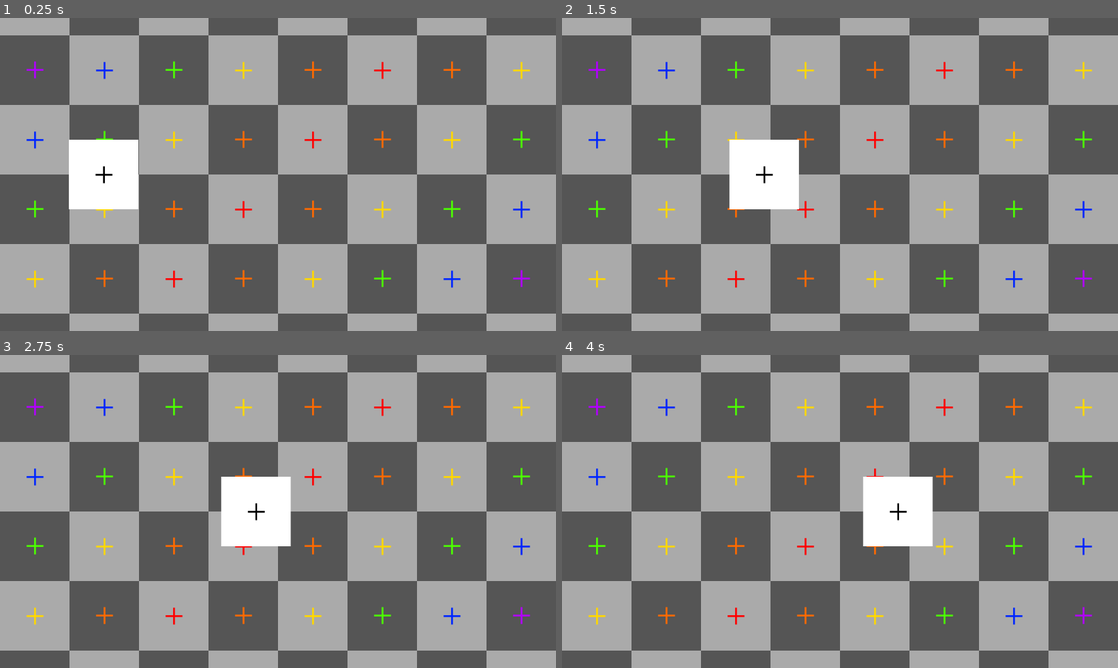
Above: before the commit, frames 1-4 (two rows, left to right).
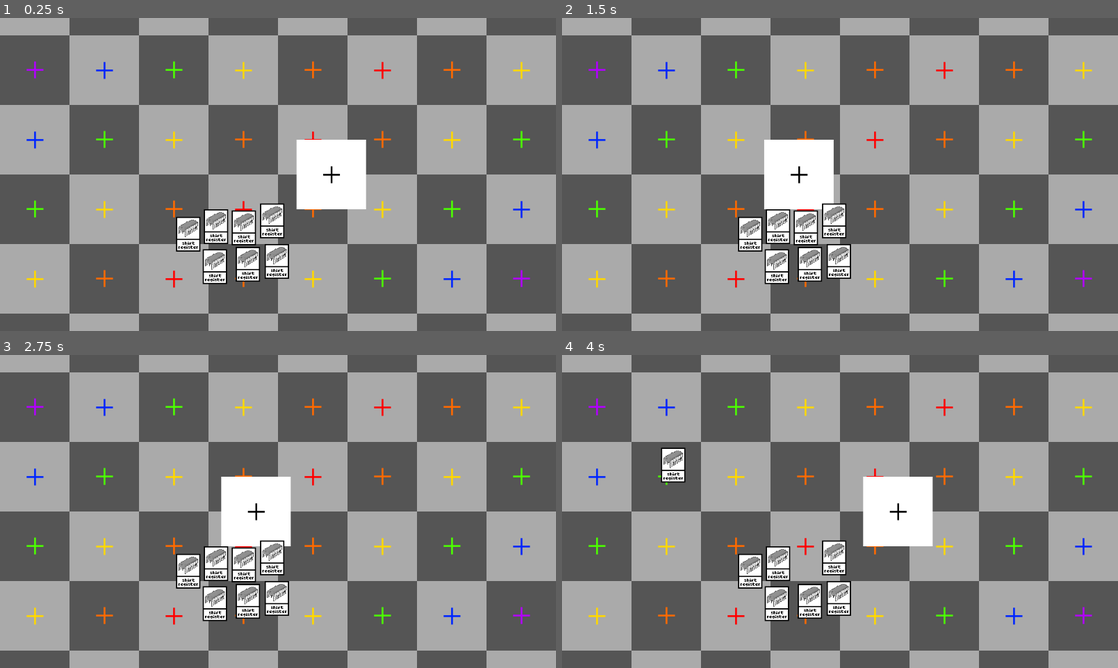
Above: after the commit, the same moments.

Repository: NobleMetalLabs/the-genesis-gambit
Game: Godot game, scene res://pixeltest.tscn
Two runs of this game, one before a commit and one after it. Both use one fixed random seed, a clock stepped at 60 frames per second and the inputs below.
Inputs (mouse positions are in pixels of both pictures, inside the frame that each line leads up to):
- Up to frame 1 (0.25 s): no input
- Up to frame 2 (1.5 s): move the mouse to (962, 158) at 0.52 s; click (962, 158) at 0.67 s; drag from (728, 190) to (812, 237) at 1.27 s
- Up to frame 3 (2.75 s): move the mouse to (333, 442) at 2.02 s; click (333, 442) at 2.17 s
- Up to frame 4 (4 s): drag from (812, 574) to (673, 464) at 2.77 s; move the mouse to (1006, 558) at 3.52 s; click (1006, 558) at 3.67 s

The runs differ from the first frame. In frame 1, 8.8% of the frame differs, in the area x 12-66%, y 38-86%; in frame 2, 6.0%; in frame 3, 3.2%; in frame 4, 3.2%.

Commit message:
Implement card dragging

Diff:
--- /dev/null
+++ b/Card.gd
@@ -0,0 +1,28 @@
+class_name Card
+extends Node
+
+@onready var area = $Area2D
+var dragging : bool = false
+
+func _ready():
+	area.input_event.connect(
+		func (_viewport, event, _shape_idx):
+			if not event is  InputEventMouseButton: return
+			if not event.button_index == MOUSE_BUTTON_LEFT: return
+			if event.pressed: start_drag()
+			else: end_drag()
+	)
+
+func _process(_delta):
+	if dragging:
+		self.position = get_parent().get_local_mouse_position()
+		if not Input.is_mouse_button_pressed(MOUSE_BUTTON_LEFT):
+			end_drag()
+
+func start_drag():
+	dragging = true
+	print("drag")
+
+func end_drag():
+	dragging = false
+	print("end drag")
--- /dev/null
+++ b/card.tscn
@@ -0,0 +1,19 @@
+[gd_scene load_steps=4 format=3 uid="uid://bgo4xe15kjkfd"]
+
+[ext_resource type="Script" path="res://Card.gd" id="2_jxcke"]
+[ext_resource type="Texture2D" uid="uid://mxqovcc74tr" path="res://test-chip.png" id="2_ssmkd"]
+
+[sub_resource type="RectangleShape2D" id="RectangleShape2D_3m57w"]
+size = Vector2(42, 60)
+
+[node name="Card" type="Node2D"]
+position = Vector2(325, 373)
+script = ExtResource("2_jxcke")
+
+[node name="Sprite2D" type="Sprite2D" parent="."]
+texture = ExtResource("2_ssmkd")
+
+[node name="Area2D" type="Area2D" parent="."]
+
+[node name="CollisionShape2D" type="CollisionShape2D" parent="Area2D"]
+shape = SubResource("RectangleShape2D_3m57w")
--- a/pixeltest.tscn
+++ b/pixeltest.tscn
@@ -1,8 +1,9 @@
-[gd_scene load_steps=4 format=3 uid="uid://b5jfg1sr4d0r1"]
+[gd_scene load_steps=5 format=3 uid="uid://b5jfg1sr4d0r1"]
 
 [ext_resource type="Texture2D" uid="uid://cf7gm8mm2duvp" path="res://tex.png" id="1_qd4j2"]
 [ext_resource type="Texture2D" uid="uid://d3jr225lwia3f" path="res://thing.png" id="2_8vnp3"]
 [ext_resource type="Script" path="res://Thing.gd" id="3_1wo3m"]
+[ext_resource type="PackedScene" uid="uid://bgo4xe15kjkfd" path="res://card.tscn" id="4_p4r78"]
 
 [node name="Node2D" type="Node2D"]
 
@@ -13,6 +14,26 @@
 texture = ExtResource("1_qd4j2")
 
 [node name="Thing" type="Sprite2D" parent="Node2D"]
-position = Vector2(-309, 0)
+position = Vector2(100, 0)
 texture = ExtResource("2_8vnp3")
 script = ExtResource("3_1wo3m")
+
+[node name="Test-card" parent="." instance=ExtResource("4_p4r78")]
+
+[node name="Test-card2" parent="." instance=ExtResource("4_p4r78")]
+position = Vector2(373, 360)
+
+[node name="Test-card3" parent="." instance=ExtResource("4_p4r78")]
+position = Vector2(421, 362)
+
+[node name="Test-card4" parent="." instance=ExtResource("4_p4r78")]
+position = Vector2(470, 350)
+
+[node name="Test-card5" parent="." instance=ExtResource("4_p4r78")]
+position = Vector2(371, 429)
+
+[node name="Test-card6" parent="." instance=ExtResource("4_p4r78")]
+position = Vector2(428, 425)
+
+[node name="Test-card7" parent="." instance=ExtResource("4_p4r78")]
+position = Vector2(478, 420)
Binary file added: test-card.png
Not shown, added: test-card.png.import
Binary file added: test-chip.png
Not shown, added: test-chip.png.import
Not shown, added: car5E32.tmp
